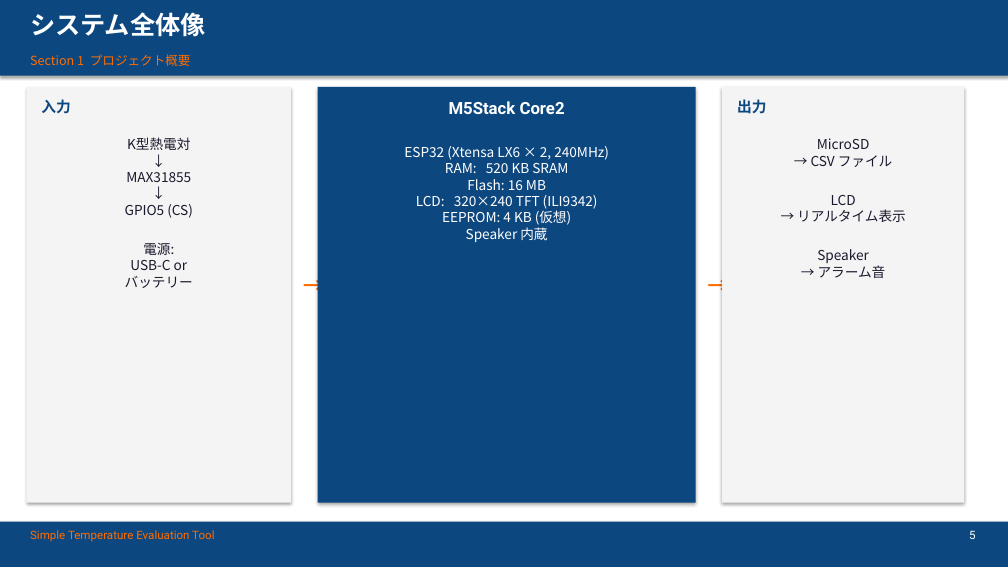
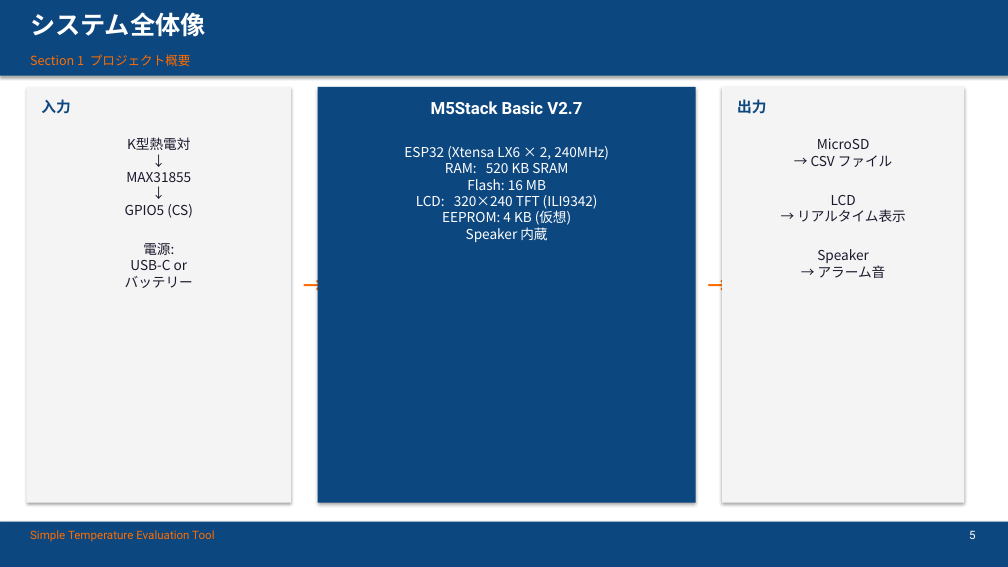
Before and after one commit to ShimanoN/Simple-Temperature-Evaluation-Tool, a slide deck: slide 5 of docs/career/Simple_Temp_Tool_Overview_v2.pptx. Drawn at 1008x567 pixels with LibreOffice and Linux fonts; fonts in the diff are those of the drawing. Boxes give left, top, right and bottom in pixels: in the first picture for what was removed or moved away, otherwise in the second. Text is boxed around its words. In the diff, an @@ line names an element or a change of style, - is before the commit and + after.

Commit message:
fix: correct hardware specs and improve slide 4 cost comparison
- Slide 4: M5Stack Core2 -> Basic V2.7 (7990 yen instead of 6600)
- Slide 4: total cost updated to 9570 yen
- Slide 4: market comparison table reduced from 5 to 4 categories
- Slide 4: cost-saving ratio emphasized (1/3.1 of market price)
- Slide 4: layout improved - table compression and box repositioning
- Slide 4: eliminated overlap issues with better spacing
- Slide 5: updated hardware label text
- Slide 7: table spacing improved
- docs/PPTX_SPEC.md: specs updated for all changes

```diff
--- a/docs/career/Simple_Temp_Tool_Overview_v2.pptx
+++ b/docs/career/Simple_Temp_Tool_Overview_v2.pptx
@@ text at (431, 101, 582, 114): text changed @@
-M5Stack Core2
+M5Stack Basic V2.7
```
Also in this commit, not shown: 2 other slides changed, 2 other files.
